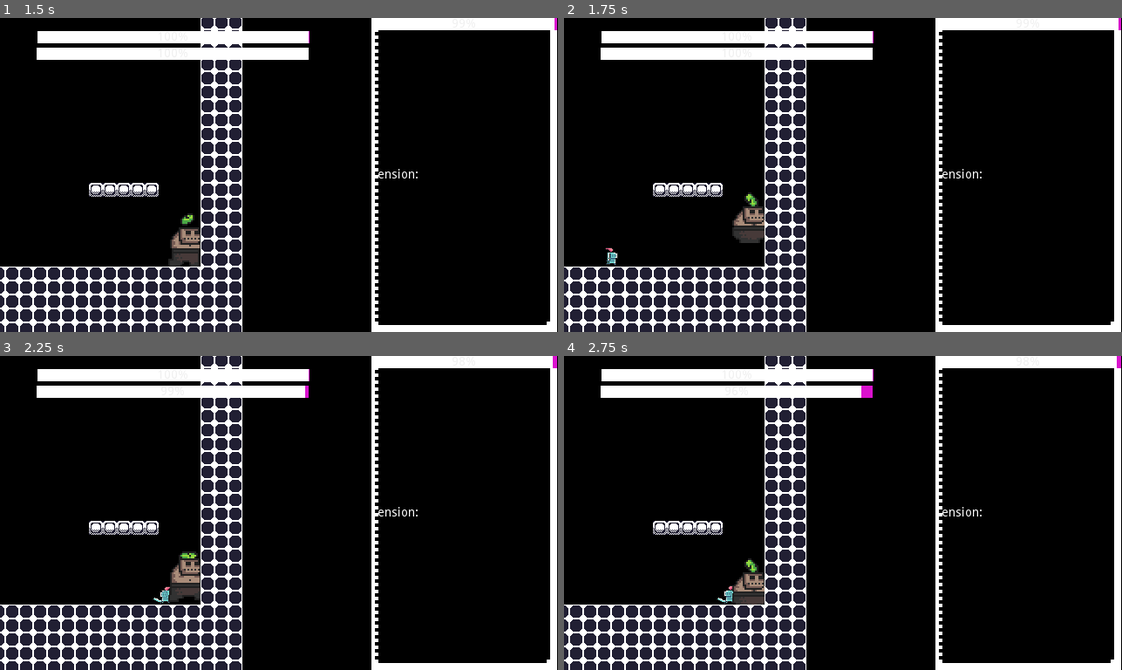
Above: before the commit, frames 1-4 (two rows, left to right).
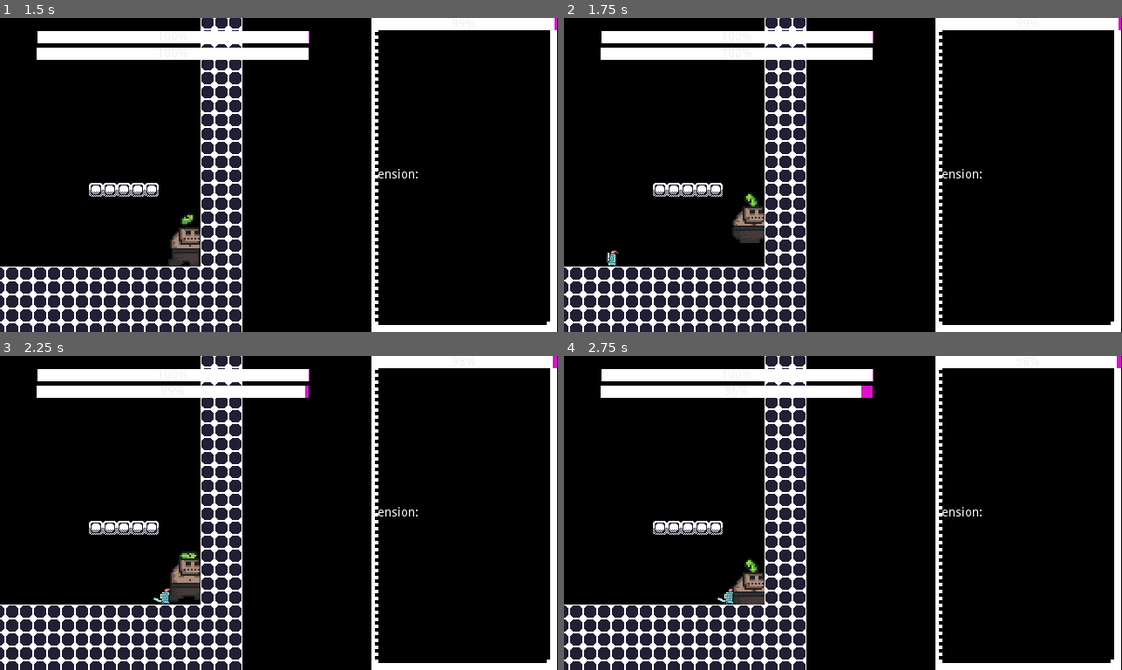
Above: after the commit, the same moments.

Repository: lemosvncs/youaretheboss
Game: Godot game, scene res://Source/Levels/WindowManager.tscn
Two runs of this game, one before a commit and one after it. Both use one fixed random seed, a clock stepped at 60 frames per second and the inputs below.
Inputs:
- Up to frame 1 (1.5 s): hold Right (ui_right) from 0.53 s (still down); tap Space (jump) at 0.77 s
- Up to frame 2 (1.75 s): keep holding Right (ui_right); tap Space (jump) at 1.52 s
- Up to frame 3 (2.25 s): release Right (ui_right) at 2.03 s; hold Left (ui_left) from 2.03 s (still down)
- Up to frame 4 (2.75 s): keep holding Left (ui_left)

Frame 1 is identical in both runs. In frame 2, less than 0.1% of the frame differs, in the area x 7-10%, y 73-80%; in frame 3, less than 0.1%; in frame 4, less than 0.1%.

Commit message:
animation at player idle (wip)

Diff:
--- a/Source/Actors/Enemy.gd
+++ b/Source/Actors/Enemy.gd
@@ -13,13 +13,17 @@
 var moving_right:bool
 var jump:bool = false
 var can_jump:bool = false
-var this_player_position:Vector2 = Vector2.ZERO
+#var this_player_position:Vector2 = Vector2.ZERO
 var player_position:Vector2 = Vector2.ZERO
+var player_velocity:Vector2 = Vector2.ZERO
 
 var an_jumping:bool = false
 
 onready var player = get_tree().get_nodes_in_group("Player")[0]
 
+onready var plx: = player_position.x
+onready var enx: = position.x
+onready var delta_pos = plx - enx
 
 
 func _ready() -> void:
@@ -31,7 +35,9 @@
 func _physics_process(delta: float) -> void:
 	# Get playerPos
 	player_position = player.position
+	player_velocity = player._velocity
 
+	define_player_position()
 	jump_tiles()
 	go_to_player()
 	animation_manager()
@@ -45,17 +51,28 @@
 		moving_right = false
 	#print(moving_right)
 
+func define_player_position():
+	plx = player_position.x
+	enx = position.x
+	delta_pos = plx - enx
+
+
 func animation_manager():
+
+	print(player_velocity)
+	if player_velocity.x == 0:
+		$EnemySprite.play("idle")
+		if delta_pos < 0:
+			$EnemySprite.flip_h = false
+		elif delta_pos >= 0:
+			$EnemySprite.flip_h = true
 	# Moving if moving:
-	if moving_right:
+	elif moving_right:
 		$EnemySprite.play("moving")
 		$EnemySprite.flip_h = false
 	elif !moving_right:
 		$EnemySprite.play("moving")
 		$EnemySprite.flip_h = true
-	else:
-		$EnemySprite.play("idle")
-		$EnemySprite.flip_h = false
 
 	# Attack:
 	if attack:
@@ -91,9 +108,9 @@
 
 
 func go_to_player():
-	var plx: = player_position.x
-	var enx: = position.x
-	var delta_pos = plx - enx
+	#var plx: = player_position.x
+	#var enx: = position.x
+	#var delta_pos = plx - enx
 
 	if delta_pos < -distance_to_follow_player or delta_pos > distance_to_follow_player:
 	#print("delta pos: ", plx - enx)
--- a/Source/Actors/Enemy.tscn
+++ b/Source/Actors/Enemy.tscn
@@ -139,7 +139,6 @@
 animation = "idle"
 frame = 3
 playing = true
-flip_h = true
 
 [node name="WeaponSprite" type="Sprite" parent="."]
 position = Vector2( -4.423, 9.45 )
